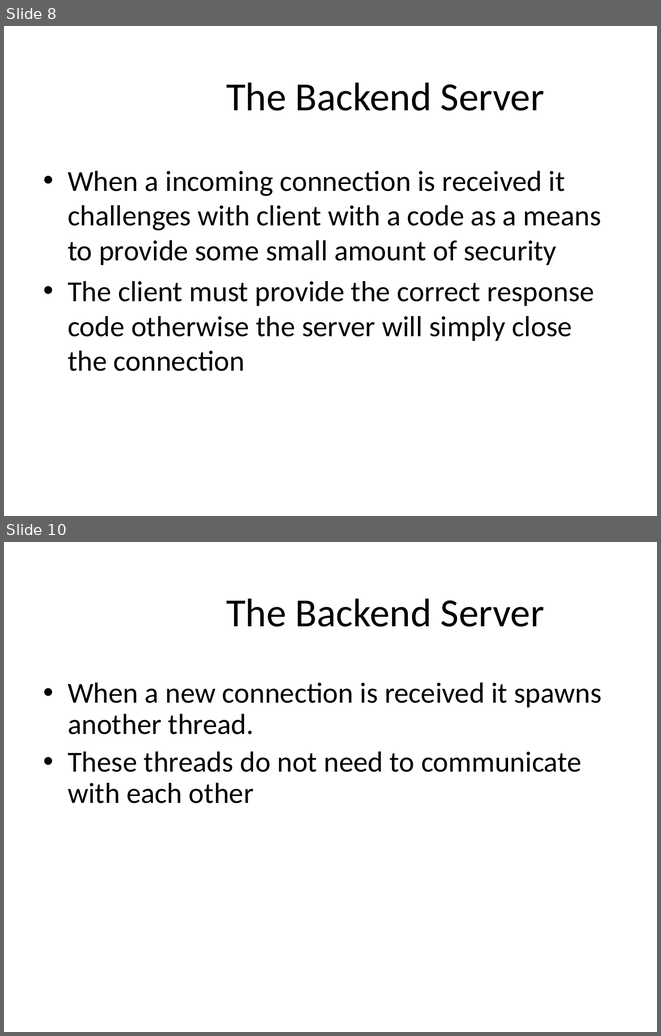
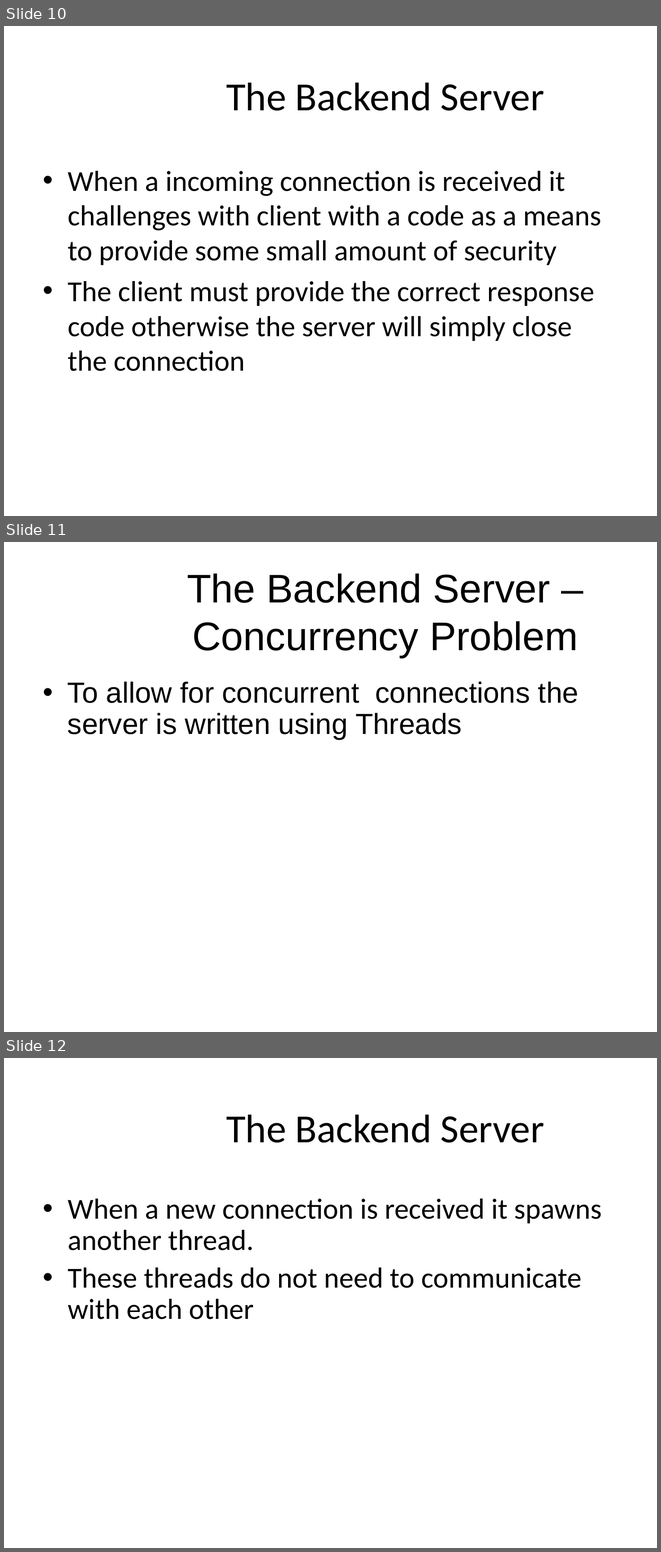
Before and after one commit to master20151121/mmoments, a slide deck: Mobile Musical Moments.pptx. Shown one above the other, each under a label of ours: slides 8 and 10 before the commit, slides 10, 11 and 12 after it; the slides between them are not shown. The pictures are 661x1036 and 661x1552 pixels, drawn with LibreOffice and Linux fonts; fonts in the diff are those of the drawing; background and template pictures are left out. Boxes give left, top, right and bottom in pixels: in the first picture for what was removed or moved away, otherwise in the second. Text is boxed around its words. In the diff, an @@ line names an element or a change of style, - is before the commit and + after.

```diff
--- a/Mobile Musical Moments.pptx
+++ b/Mobile Musical Moments.pptx
@@ slide 11 added at (4,542,657,1032), background #FFFFFF @@
@@ text added at (187,573,578,658), 44 pt, text #000000 @@
+The Backend Server – Concurrency Problem
@@ text added at (68,681,579,739), 32 pt, text #000000 @@
+• To allow for concurrent connections the server is written using Threads
@@ what was slide 8 is now slide 10 @@
@@ what was slide 10 is now slide 12 @@
```
Also in this commit, not shown: 4 slides changed, 2 other slides added, 2 slides removed.
